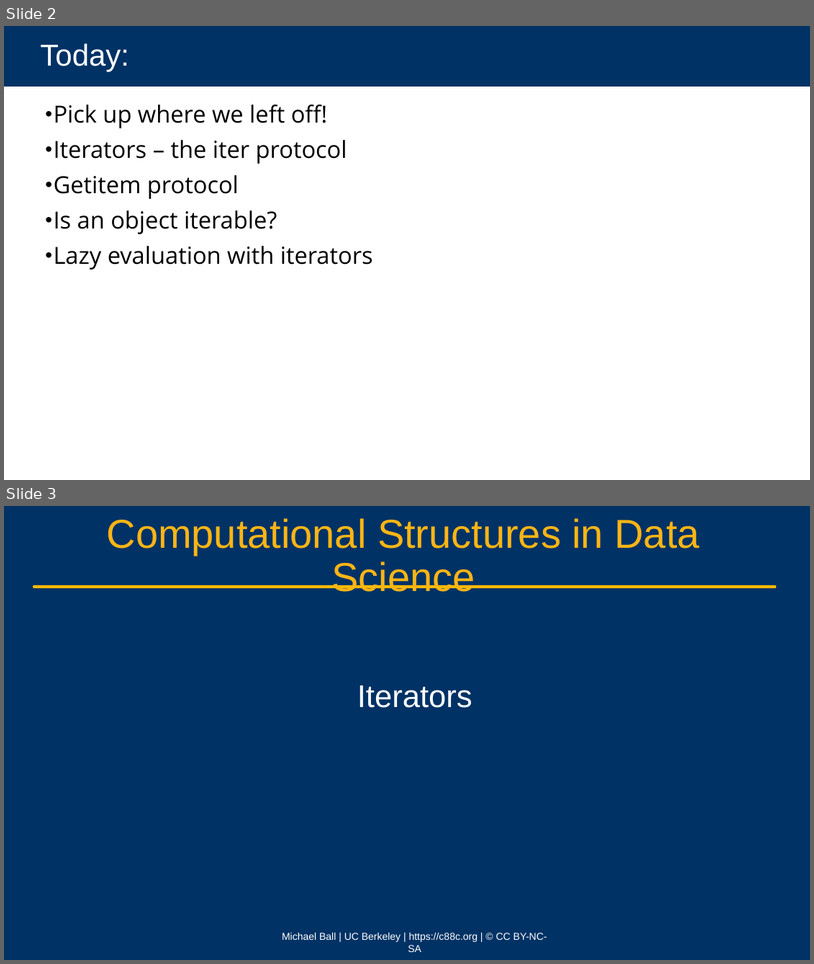
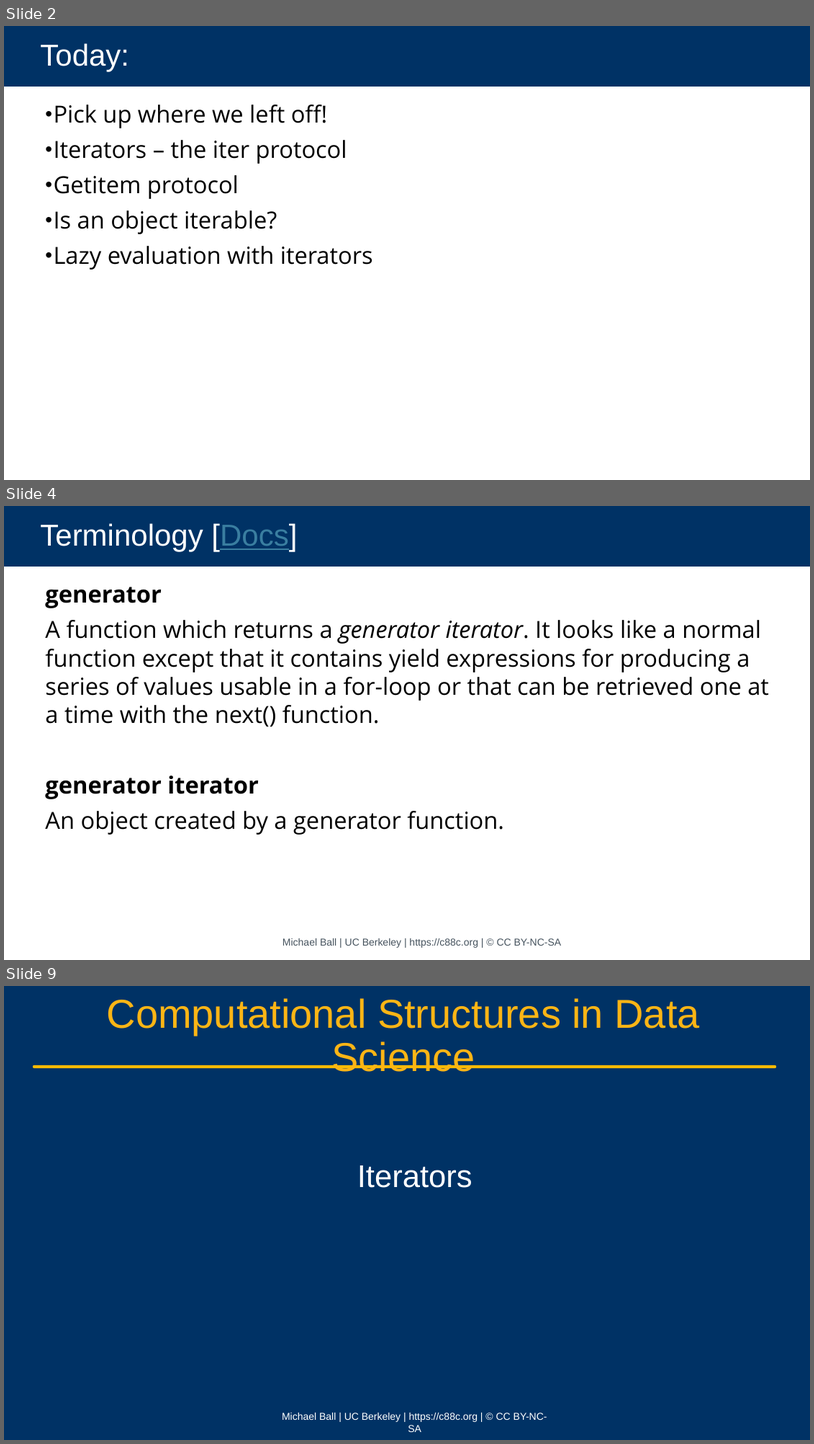
Before and after one commit to cs88-website/sp24, a slide deck: assets/slides/sp24/22-Iterators_II.pptx. Shown one above the other, each under a label of ours: slides 2 and 3 before the commit, slides 2, 4 and 9 after it; the slides between them are not shown. The pictures are 814x964 and 814x1444 pixels, drawn with LibreOffice and Linux fonts; fonts in the diff are those of the drawing; background and template pictures are left out. Boxes give left, top, right and bottom in pixels: in the first picture for what was removed or moved away, otherwise in the second. Text is boxed around its words. In the diff, an @@ line names an element or a change of style, - is before the commit and + after.

```diff
--- a/assets/slides/sp24/22-Iterators_II.pptx
+++ b/assets/slides/sp24/22-Iterators_II.pptx
@@ slide 4 added at (x1=4, y1=506, x2=810, y2=960), background #FFFFFF @@
@@ title added at (x1=4, y1=506, x2=810, y2=566), fill #003265, 36 pt, text #FFFFFF @@
+Terminology [Docs]
@@ text added at (x1=45, y1=587, x2=769, y2=834), 28 pt, text #000000 @@
+generator
+A function which returns a generator iterator. It looks like a normal function except that it contains yield expressions for producing a series of values usable in a for-loop or that can be retrieved one at a time with the next() function.
+generator iterator
+An object created by a generator function.
@@ text added at (x1=283, y1=938, x2=562, y2=947), 12 pt, text #46535E @@
+Michael Ball | UC Berkeley | https://c88c.org | © CC BY-NC-SA
@@ what was slide 3 is now slide 9 @@
```
Also in this commit, not shown: 2 slides changed, 5 other slides added, 3 other files.
